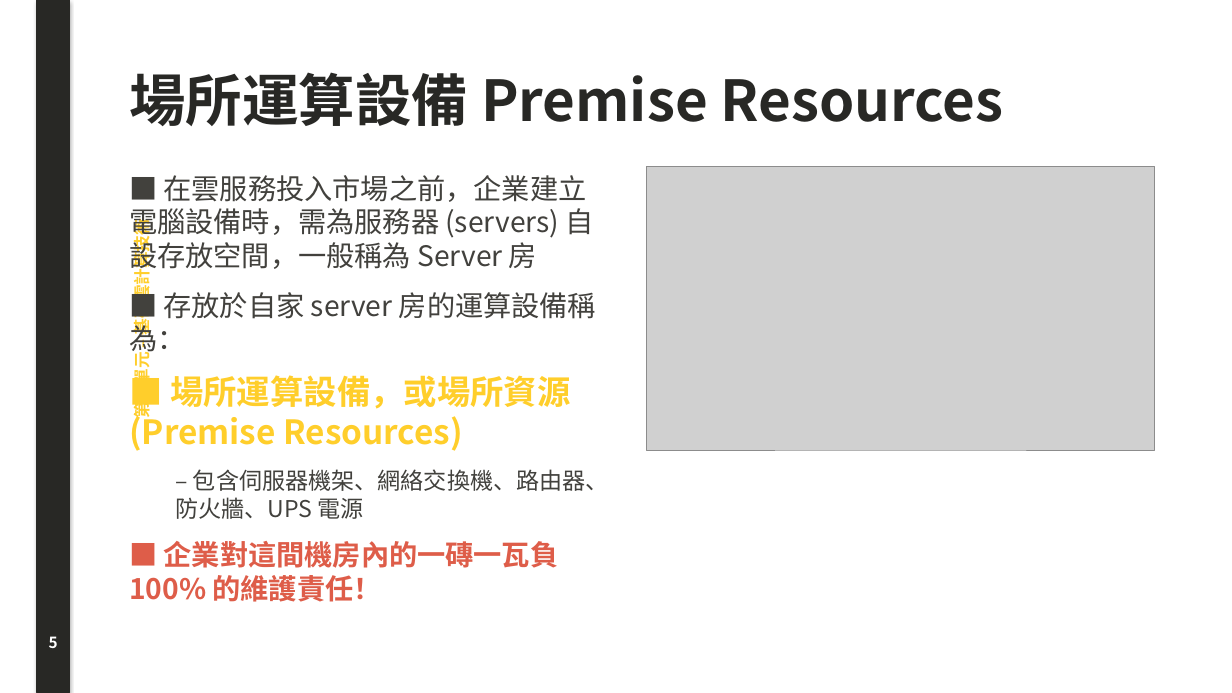
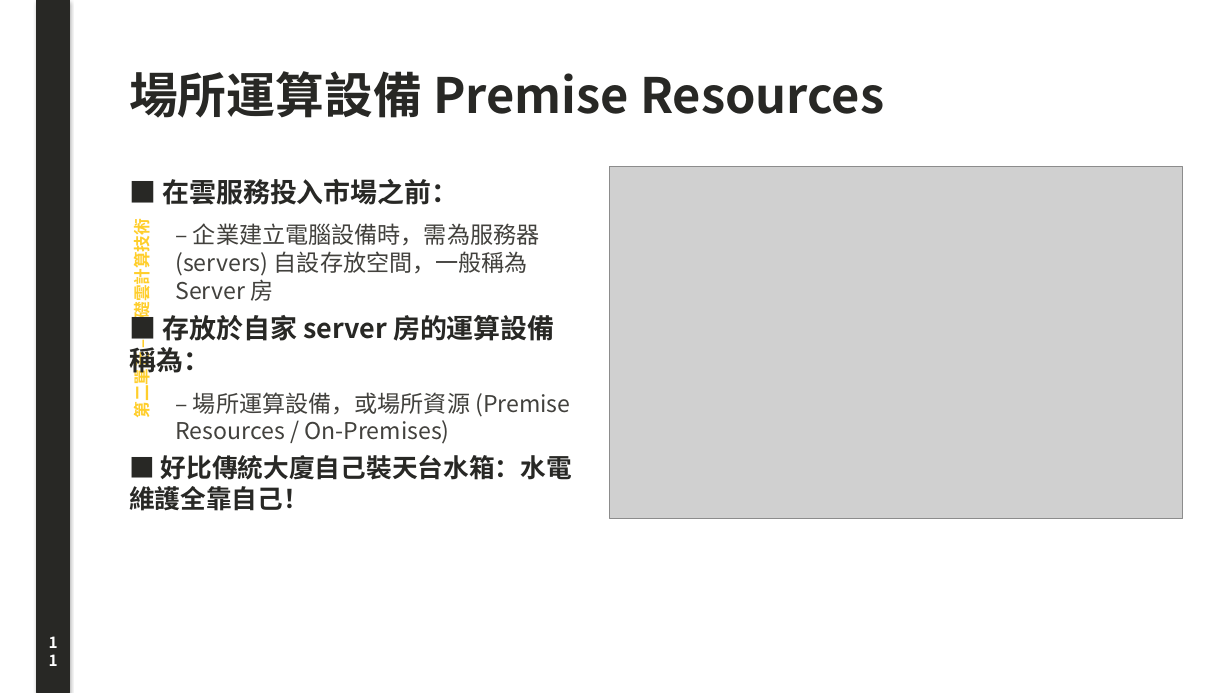
Before and after one commit to joe-ging/seed-cloud-curriculum, a slide deck: slide 11 of downloads/Deck01_Cloud_Foundations_Lecture_Note.pptx (slide 5 before the commit). Drawn at 1232x693 pixels with LibreOffice and Linux fonts; fonts in the diff are those of the drawing; grey boxes stand for pictures. Boxes give left, top, right and bottom in pixels: in the first picture for what was removed or moved away, otherwise in the second. Text is boxed around its words. In the diff, an @@ line names an element or a change of style, - is before the commit and + after.

Commit message:
feat: 100% faithful original deck layout with large pizza & real photos gallery

```diff
--- a/downloads/Deck01_Cloud_Foundations_Lecture_Note.pptx
+++ b/downloads/Deck01_Cloud_Foundations_Lecture_Note.pptx
@@ text "場所運算設備 Premise Resources" at box(129, 71, 884, 118): size 44 to 38 pt @@
@@ text at box(162, 179, 540, 301): text changed; size 22 to 18 pt @@
-■ 在雲服務投入市場之前，企業建立電腦設備時，需為服務器 (servers) 自設存放空間，一般稱為 Server 房
+■ 在雲服務投入市場之前：
+  – 企業建立電腦設備時，需為服務器 (servers) 自設存放空間，一般稱為 Server 房
@@ picture: place and size @@
-picture at box(647, 166, 1155, 450)
+picture at box(610, 166, 1183, 519)
@@ text at box(129, 315, 555, 378): size 22 to 21 pt, text colour #42413D to #282825, bold on in "■ 存放於自家 server 房的運算設備稱為："; less space between paragraphs @@
@@ text at box(129, 392, 572, 511): text changed; size 26 to 18 pt; text colour #FFCE2B to #42413D; bold off @@
-■ 場所運算設備，或場所資源 (Premise Resources)
-  – 包含伺服器機架、網絡交換機、路由器、防火牆、UPS 電源
-■ 企業對這間機房內的一磚一瓦負 100% 的維護責任！
+  – 場所運算設備，或場所資源 (Premise Resources / On-Premises)
+■ 好比傳統大廈自己裝天台水箱：水電維護全靠自己！
@@ text at box(49, 636, 58, 648): text changed @@
-5
+11
```
Also in this commit, not shown: 23 other slides changed, 16 slides added, 16 slides removed, 42 other files.
